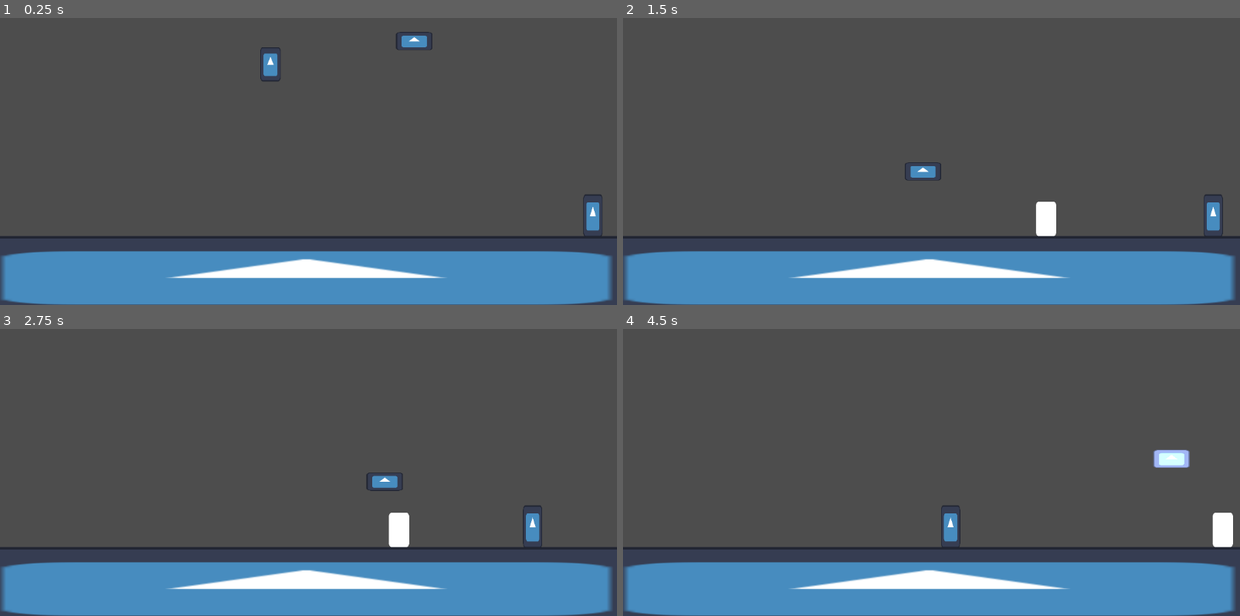
Above: before the commit, frames 1-4 (two rows, left to right).
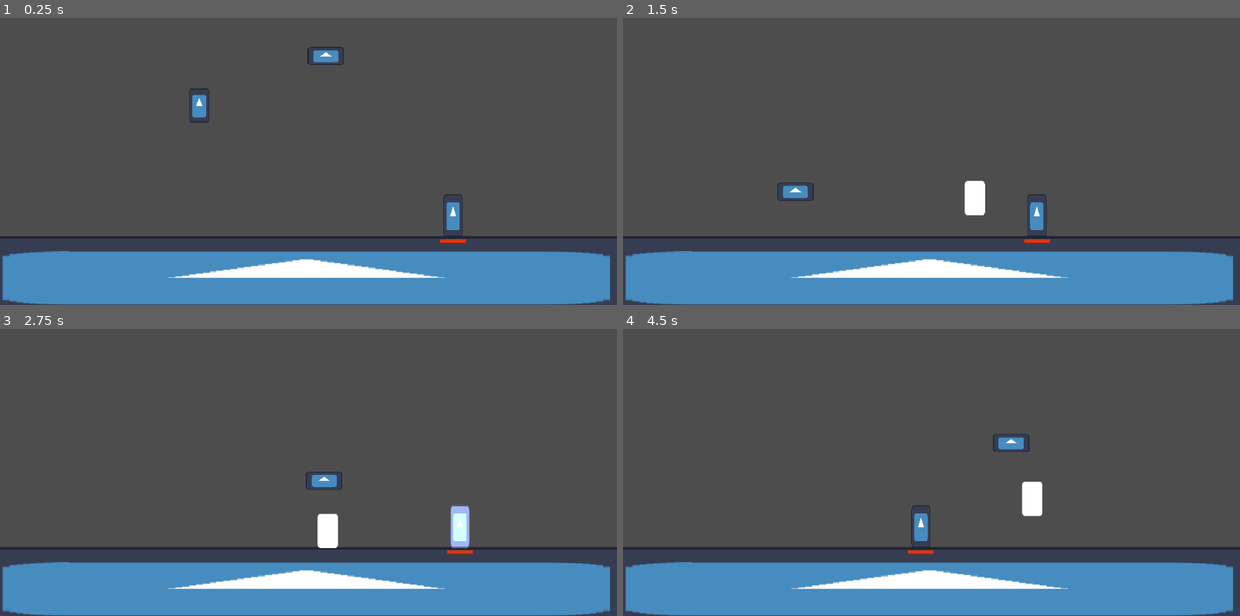
Above: after the commit, the same moments.

Repository: SamHam251/Tutle
Game: Godot game, scene res://scenes/game.tscn
Two runs of this game, one before a commit and one after it. Both use one fixed random seed, a clock stepped at 60 frames per second and the inputs below. The engine's default icon, where the game draws it, is replaced by a stand-in: a white triangle on a blue panel in a dark square.
Inputs (mouse positions are in pixels of both pictures, inside the frame that each line leads up to):
- Up to frame 1 (0.25 s): no input
- Up to frame 2 (1.5 s): tap Enter (ui_accept) at 0.5, 0.77 s; move the mouse to (1067, 115) at 0.52 s; hold Right (ui_right) from 0.53 s (still down); right-click (1067, 115) at 0.6 s; move the mouse to (808, 150) at 1.27 s; right-click (808, 150) at 1.35 s
- Up to frame 3 (2.75 s): tap Enter (ui_accept) at 1.52 s; move the mouse to (370, 366) at 2.02 s; release Right (ui_right) at 2.03 s; hold Left (ui_left) from 2.03 s (still down); right-click (370, 366) at 2.1 s
- Up to frame 4 (4.5 s): move the mouse to (900, 512) at 2.77 s; release Left (ui_left) at 2.78 s; hold Right (ui_right) 2.78-4.28 s; right-click (900, 512) at 2.85 s; tap Enter (ui_accept) at 3.02, 3.77 s; move the mouse to (1116, 495) at 3.52 s; right-click (1116, 495) at 3.6 s; move the mouse to (746, 392) at 4.27 s; hold Left (ui_left) from 4.28 s (still down); right-click (746, 392) at 4.35 s

The runs differ from the first frame. In frame 1, 2.3% of the frame differs, in the area x 0-100%, y 4-100%; in frame 2, 2.4%; in frame 3, 2.8%, in the area x 0-100%, y 49-100%; in frame 4, 2.8%.

Commit message:
Enemy hitting player, knockback

Diff:
--- a/project.godot
+++ b/project.godot
@@ -40,4 +40,9 @@
 2d_physics/layer_1="Ground"
 2d_physics/layer_3="Enemies"
 2d_physics/layer_5="Player"
+2d_physics/layer_7="Enemy Attacks"
 2d_physics/layer_8="Parry Bounce"
+
+[rendering]
+
+textures/canvas_textures/default_texture_filter=0
--- a/scenes/enemy_air.tscn
+++ b/scenes/enemy_air.tscn
@@ -44,13 +44,14 @@
 debug_color = Color(0.8549998, 0, 0.9, 0.05490196)
 
 [node name="AttackHitbox" type="Area2D" parent="." unique_id=2043474585]
-collision_layer = 0
+collision_layer = 64
 collision_mask = 144
 monitoring = false
+monitorable = false
 
 [node name="CollisionShape2D" type="CollisionShape2D" parent="AttackHitbox" unique_id=693489436]
-rotation = -3.1415927
-scale = Vector2(7, 7)
+rotation = 3.1415925
+scale = Vector2(1, 7)
 shape = SubResource("SegmentShape2D_ankee")
 debug_color = Color(0.99, 0, 0, 0.2784314)
 
@@ -74,5 +75,6 @@
 [connection signal="body_exited" from="DetectionRange" to="." method="_on_detection_range_body_exited"]
 [connection signal="body_entered" from="HoverRange" to="." method="_on_hover_range_body_entered"]
 [connection signal="body_exited" from="HoverRange" to="." method="_on_hover_range_body_exited"]
+[connection signal="area_entered" from="AttackHitbox" to="." method="hit_by_attack"]
 [connection signal="timeout" from="Timers/ActionTimer" to="." method="action"]
 [connection signal="timeout" from="Timers/AttackTimer" to="." method="start_attack"]
--- a/scenes/enemy_ground.tscn
+++ b/scenes/enemy_ground.tscn
@@ -2,6 +2,8 @@
 
 [ext_resource type="Texture2D" uid="uid://barq67eed08is" path="res://icon.svg" id="1_7k104"]
 [ext_resource type="Script" uid="uid://nparxq5lq60g" path="res://scripts/enemy_ground.gd" id="1_s4x8n"]
+[ext_resource type="Texture2D" uid="uid://b6kk6b6o06h0v" path="res://assets/sprites/enemy_healthbar_bg.png" id="3_xi17v"]
+[ext_resource type="Texture2D" uid="uid://bq4b0xituslvc" path="res://assets/sprites/enemy_healthbar_progress.png" id="4_sekqj"]
 
 [sub_resource type="RectangleShape2D" id="RectangleShape2D_2fjjf"]
 size = Vector2(8, 25.5)
@@ -13,7 +15,7 @@
 size = Vector2(264, 66)
 
 [sub_resource type="CircleShape2D" id="CircleShape2D_cvvuu"]
-radius = 14.0
+radius = 14.5
 
 [node name="EnemyGround" type="CharacterBody2D" unique_id=593195625]
 scale = Vector2(2, 2)
@@ -46,10 +48,13 @@
 debug_color = Color(0.57416666, 0.65, 0, 0.41960785)
 
 [node name="HitboxDash" type="Area2D" parent="." unique_id=1592284625]
+collision_layer = 64
 collision_mask = 16
+monitoring = false
+monitorable = false
 
 [node name="CollisionPolygon2D" type="CollisionShape2D" parent="HitboxDash" unique_id=788688267]
-position = Vector2(9, 3.5)
+position = Vector2(9, 4)
 shape = SubResource("CircleShape2D_cvvuu")
 debug_color = Color(0.99999994, 0.011616092, 0.053396374, 0.41960785)
 
@@ -64,6 +69,18 @@
 wait_time = 0.5
 one_shot = true
 
+[node name="DashEndTimer" type="Timer" parent="Timers" unique_id=94548026]
+one_shot = true
+
+[node name="TextureProgressBar" type="TextureProgressBar" parent="." unique_id=922437707]
+offset_left = -12.0
+offset_top = 21.5
+offset_right = 12.0
+offset_bottom = 25.5
+value = 100.0
+texture_under = ExtResource("3_xi17v")
+texture_progress = ExtResource("4_sekqj")
+
 [connection signal="body_entered" from="DetectionRange" to="." method="_on_area_2d_body_entered"]
 [connection signal="body_entered" from="DetectionRange" to="." method="_on_detection_range_body_entered"]
 [connection signal="body_exited" from="DetectionRange" to="." method="_on_detection_range_body_exited"]
@@ -71,3 +88,4 @@
 [connection signal="body_exited" from="DashRange" to="." method="_on_dash_range_body_exited"]
 [connection signal="timeout" from="Timers/ActionTimer" to="." method="_on_action_timer_timeout"]
 [connection signal="timeout" from="Timers/DashTimer" to="." method="_on_dash_timer_timeout"]
+[connection signal="timeout" from="Timers/DashEndTimer" to="." method="end_dash"]
--- a/scenes/game.tscn
+++ b/scenes/game.tscn
@@ -7,9 +7,6 @@
 
 [sub_resource type="RectangleShape2D" id="RectangleShape2D_cvvuu"]
 size = Vector2(1650, 152)
-
-[sub_resource type="RectangleShape2D" id="RectangleShape2D_2fjjf"]
-size = Vector2(20, 116)
 
 [node name="Game" type="Node2D" unique_id=1783197433]
 
@@ -25,28 +22,12 @@
 texture = ExtResource("1_uwrxv")
 
 [node name="Player" parent="." unique_id=592343652 instance=ExtResource("2_yqjtg")]
-position = Vector2(506, 171)
+position = Vector2(372, 246)
 scale = Vector2(2, 2)
+collision_mask = 65
 
 [node name="EnemyGround" parent="." unique_id=593195625 instance=ExtResource("3_lnu2h")]
-position = Vector2(1107, 471)
-
-[node name="gay jail delete later" type="Node2D" parent="." unique_id=1473623612]
-position = Vector2(114, -56)
-
-[node name="StaticBody2D" type="StaticBody2D" parent="gay jail delete later" unique_id=500838062]
-position = Vector2(1105, 511)
-
-[node name="CollisionShape2D" type="CollisionShape2D" parent="gay jail delete later/StaticBody2D" unique_id=1858626152]
-position = Vector2(0, -48)
-shape = SubResource("RectangleShape2D_2fjjf")
-
-[node name="StaticBody2D2" type="StaticBody2D" parent="gay jail delete later" unique_id=682652234]
-position = Vector2(1210, 511)
-
-[node name="CollisionShape2D" type="CollisionShape2D" parent="gay jail delete later/StaticBody2D2" unique_id=919333806]
-position = Vector2(0, -48)
-shape = SubResource("RectangleShape2D_2fjjf")
+position = Vector2(846, 455)
 
 [node name="EnemyAir" parent="." unique_id=1416769464 instance=ExtResource("4_lbhrr")]
-position = Vector2(791, 137)
+position = Vector2(626, 165)
--- a/scenes/player.tscn
+++ b/scenes/player.tscn
@@ -4,6 +4,11 @@
 [ext_resource type="Script" uid="uid://cl6krmkonue5d" path="res://scripts/character_body_2d.gd" id="1_onrkg"]
 
 [sub_resource type="CapsuleShape2D" id="CapsuleShape2D_g4v7s"]
+radius = 8.0
+
+[sub_resource type="CapsuleShape2D" id="CapsuleShape2D_cvvuu"]
+radius = 6.0
+height = 24.0
 
 [sub_resource type="RectangleShape2D" id="RectangleShape2D_g4v7s"]
 size = Vector2(19, 29)
@@ -12,15 +17,24 @@
 collision_layer = 16
 script = ExtResource("1_onrkg")
 
-[node name="CollisionShape2D" type="CollisionShape2D" parent="." unique_id=187735370]
-shape = SubResource("CapsuleShape2D_g4v7s")
-
 [node name="Sprite2D" type="Sprite2D" parent="." unique_id=261331796]
-position = Vector2(-0.4999981, -1)
 scale = Vector2(0.14843751, 0.24999999)
 texture = ExtResource("1_4flbx")
 
+[node name="CollisionShape2D" type="CollisionShape2D" parent="." unique_id=187735370]
+visible = false
+shape = SubResource("CapsuleShape2D_g4v7s")
+
+[node name="Hurtbox" type="Area2D" parent="." unique_id=562590422]
+collision_layer = 16
+collision_mask = 64
+
+[node name="CollisionShape2D" type="CollisionShape2D" parent="Hurtbox" unique_id=1177549219]
+shape = SubResource("CapsuleShape2D_cvvuu")
+debug_color = Color(0.98, 0, 0, 0.4745098)
+
 [node name="RightSlash" type="Area2D" parent="." unique_id=848582825]
+visible = false
 monitoring = false
 
 [node name="CollisionShape2D" type="CollisionShape2D" parent="RightSlash" unique_id=101777484]
@@ -28,6 +42,7 @@
 shape = SubResource("RectangleShape2D_g4v7s")
 
 [node name="UpSlash" type="Area2D" parent="." unique_id=1044539735]
+visible = false
 monitoring = false
 
 [node name="CollisionShape2D" type="CollisionShape2D" parent="UpSlash" unique_id=2042208991]
@@ -35,6 +50,7 @@
 shape = SubResource("RectangleShape2D_g4v7s")
 
 [node name="Pogo" type="Area2D" parent="." unique_id=1905850997]
+visible = false
 monitoring = false
 
 [node name="CollisionShape2D" type="CollisionShape2D" parent="Pogo" unique_id=794778084]
@@ -42,6 +58,7 @@
 shape = SubResource("RectangleShape2D_g4v7s")
 
 [node name="LeftSlash" type="Area2D" parent="." unique_id=48371204]
+visible = false
 monitoring = false
 
 [node name="CollisionShape2D" type="CollisionShape2D" parent="LeftSlash" unique_id=2028553016]
@@ -55,3 +72,9 @@
 [node name="SlashTimer" type="Timer" parent="." unique_id=525837217]
 wait_time = 0.2
 one_shot = true
+
+[node name="KnockbackTimer" type="Timer" parent="." unique_id=226822759]
+wait_time = 0.3
+one_shot = true
+
+[connection signal="area_entered" from="Hurtbox" to="." method="hit_by_enemy"]
--- /dev/null
+++ b/scenes/ui.tscn
@@ -0,0 +1,37 @@
+[gd_scene format=3 uid="uid://c5uepl5ppwyrn"]
+
+[ext_resource type="Texture2D" uid="uid://yh5esb1g2tqy" path="res://assets/sprites/ui_bg.png" id="1_nt7q6"]
+[ext_resource type="FontFile" uid="uid://c15qhfd8lcug1" path="res://assets/PixelPurl.ttf" id="2_x4jx1"]
+
+[sub_resource type="LabelSettings" id="LabelSettings_cvvuu"]
+font = ExtResource("2_x4jx1")
+font_size = 48
+
+[node name="UI" type="Control" unique_id=835666112]
+layout_mode = 3
+anchors_preset = 15
+anchor_right = 1.0
+anchor_bottom = 1.0
+grow_horizontal = 2
+grow_vertical = 2
+
+[node name="NinePatchRect" type="NinePatchRect" parent="." unique_id=394065835]
+layout_mode = 0
+offset_left = 13.0
+offset_top = 13.0
+offset_right = 449.0
+offset_bottom = 68.0
+texture = ExtResource("1_nt7q6")
+patch_margin_left = 5
+patch_margin_top = 5
+patch_margin_right = 5
+patch_margin_bottom = 5
+
+[node name="Label" type="Label" parent="." unique_id=1105899025]
+layout_mode = 0
+offset_left = 26.0
+offset_top = 22.0
+offset_right = 89.0
+offset_bottom = 63.0
+text = "LIFE"
+label_settings = SubResource("LabelSettings_cvvuu")
--- a/scripts/character_body_2d.gd
+++ b/scripts/character_body_2d.gd
@@ -9,29 +9,29 @@
 var slashable = true
 var in_range = false
 var facing_direction = Vector2.DOWN
+
+# Knockback constants and also iframes i guess
+const KNOCKBACK = Vector2(-200, -150)  # sets your velocity to this when you take damage. sign of x-value depends on the hit direction.
+const STUN_TIME = 0.3  # time spent being kb'd after taking damage
+@onready var KnockbackTimer = $KnockbackTimer  # when active, disables player controls
+
 func _physics_process(delta: float) -> void:
 	update_facing_direction()
 	# Add the gravity.
 	if not is_on_floor():
 		velocity += get_gravity() * delta
 
-
 	if Input.is_action_just_pressed("ui_accept") and is_on_floor():
 		velocity.y = JUMP_VELOCITY
 
-	#facing directions
-	#if Input.is_action_pressed("Slash"):
-
-
-
-
-	# Get the input direction and handle the movement/deceleration.
-	# As good practice, you should replace UI actions with custom gameplay actions.
-	var direction := Input.get_axis("ui_left", "ui_right")
-	if direction:
-		velocity.x = direction * SPEED
-	else:
-		velocity.x = move_toward(velocity.x, 0, SPEED)
+	if KnockbackTimer.is_stopped():
+		# Get the input direction and handle the movement/deceleration.
+		# As good practice, you should replace UI actions with custom gameplay actions.
+		var direction := Input.get_axis("ui_left", "ui_right")
+		if direction:
+			velocity.x = direction * SPEED
+		else:
+			velocity.x = move_toward(velocity.x, 0, SPEED)
 
 	move_and_slide()
 
@@ -46,14 +46,12 @@
 	Global.parried = false
 	print("hey")
 
-
 func _on_slash_timer_timeout() -> void:
 	$RightSlash.monitoring = false
 	$UpSlash.monitoring = false
 	$Pogo.monitoring = false
 	$LeftSlash.monitoring = false
 	slashable = true
-
 
 func _on_left_slash_body_entered(body: Node2D) -> void:
 	Global.enemy_health -= 20
@@ -62,3 +60,13 @@
 	var direction = Input.get_vector("ui_left", "ui_right", "ui_up", "ui_down")
 	#if direction
 	#print(direction)
+
+func hit_by_enemy(area: Area2D) -> void:
+	if not KnockbackTimer.is_stopped(): return  # this is basically iframes right lol
+	print("agugauguaguaguaga")
+	var enemy = area.get_parent()
+	if enemy == null: return  # this should never happen
+
+	# (lose health here)
+	velocity = Vector2(KNOCKBACK.x * -sign(enemy.velocity.x) + enemy.velocity.x * 0.2, KNOCKBACK.y)
+	KnockbackTimer.start(STUN_TIME)
--- a/scripts/enemy_air.gd
+++ b/scripts/enemy_air.gd
@@ -30,9 +30,9 @@
 
 func _physics_process(delta: float) -> void:
 
-	if not attack_timer.is_stopped():
-		velocity.x = move_toward(velocity.x, 0, ACCELERATION.x * 1.5)
-		velocity.y = move_toward(velocity.y, 0, ACCELERATION.y * 1.5)
+	#if not attack_timer.is_stopped():
+		#velocity.x = move_toward(velocity.x, 0, ACCELERATION.x * 1.5)
+		#velocity.y = move_toward(velocity.y, 0, ACCELERATION.y * 1.5)
 
 	if attacking:
 		velocity.x = move_toward(velocity.x, 0, ACCELERATION.x * 0.5)
@@ -42,7 +42,7 @@
 		if attack_collision.rotation_degrees > 180.0 or attack_collision.rotation_degrees < -540.0:
 			attacking = false
 			action_timer.start(randf_range(ACTION_COOLDOWN_MIN, ACTION_COOLDOWN_MAX))
-			attack_hitbox.monitoring = false
+			attack_hitbox.monitorable = false
 			attack_collision.rotation_degrees = -180
 	else:
 		hover_towards_target()
@@ -55,6 +55,7 @@
 
 	# start spin attack
 	sprite.modulate = Color(3, 3, 3, 1)
+	attack_hitbox.monitorable = true
 	attack_timer.start(ATTACK_WINDUP)
 
 func start_attack() -> void:  # calls when AttackTimer reaches 0.
--- a/scripts/enemy_ground.gd
+++ b/scripts/enemy_ground.gd
@@ -1,6 +1,6 @@
 extends CharacterBody2D
 
-const SPEED = 300.0
+const SPEED = 200.0
 const ACCELERATION = 30.0
 @onready var HOVER_RANGE: int = $DashRange/CollisionShape2D.shape.size.x  # this should never change but I can't make it a constant :(
 
@@ -16,6 +16,7 @@
 # timers
 @onready var action_timer = $Timers/ActionTimer
 @onready var dash_timer = $Timers/DashTimer
+@onready var dash_end_timer = $Timers/DashEndTimer
 const ACTION_COOLDOWN_MIN = 1.0  # time in seconds
 const ACTION_COOLDOWN_MAX = 3.0  # time in seconds
 
@@ -23,13 +24,12 @@
 const DASH_SPEED = 1300.0
 const DASH_WINDUP = 0.4  # time in seconds between a dash being indicated and a dash happening
 const JUMP_VELOCITY = -200.0
+const DASH_TIME = 0.5
 
 func _physics_process(delta: float) -> void:
 	# Add the gravity.
 	if not is_on_floor():
 		velocity += get_gravity() * delta
-	else:
-		dash_hitbox.monitoring = false
 
 	if target != null:
 		# AI when there is a target
@@ -87,7 +87,8 @@
 		dash_hitbox.scale.x = -1
 	velocity.y = JUMP_VELOCITY
 
-	dash_hitbox.monitoring = true
+	dash_hitbox.monitorable = true
+	dash_end_timer.start(DASH_TIME)
 
 	action_timer.start(randf_range(ACTION_COOLDOWN_MIN, ACTION_COOLDOWN_MAX))
 
@@ -106,3 +107,6 @@
 	if body == target:
 		# print("target left dash range")
 		target_in_dash_range = false
+
+func end_dash() -> void:  # called when DashEndTimer reaches 0. timer is started when the dash starts.
+	dash_hitbox.monitorable = false
Binary file added: assets/PixelPurl.ttf
Not shown, added: assets/PixelPurl.ttf.import
Binary file added: assets/sprites/enemy_healthbar_bg.png
Not shown, added: assets/sprites/enemy_healthbar_bg.png.import
Binary file added: assets/sprites/enemy_healthbar_progress.png
Not shown, added: assets/sprites/enemy_healthbar_progress.png.import
Binary file added: assets/sprites/ui_bg.png
Not shown, added: assets/sprites/ui_bg.png.import
Not shown, added: assets/sprites/pixelpurl.zip
